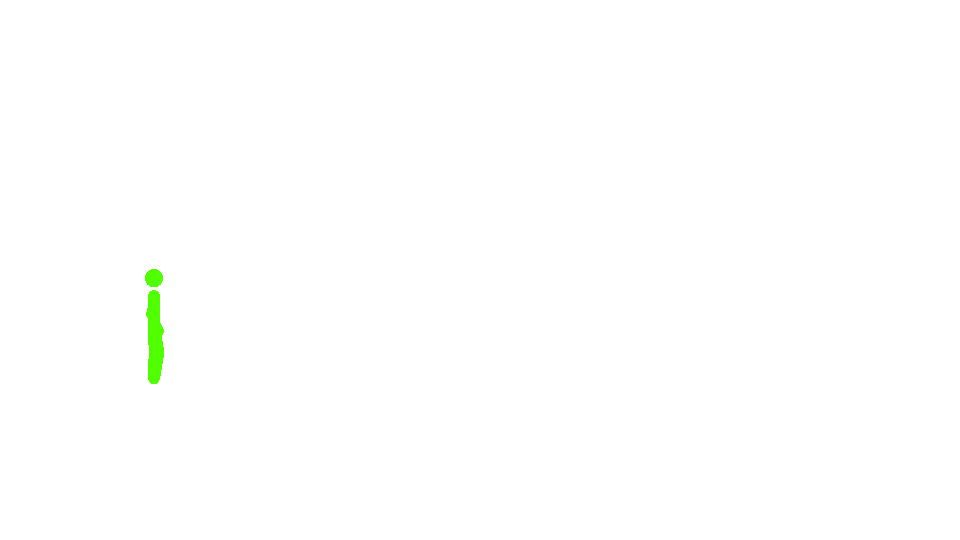
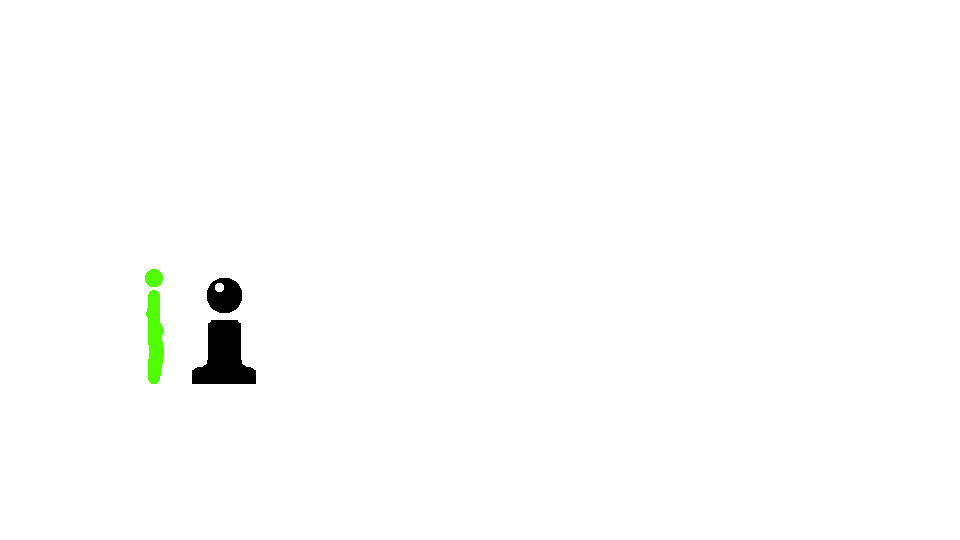
Layered file, before and after one edit (960x540). Changes by layer:
added layer "save" above "cottage2" over [192, 278, 256, 384]
